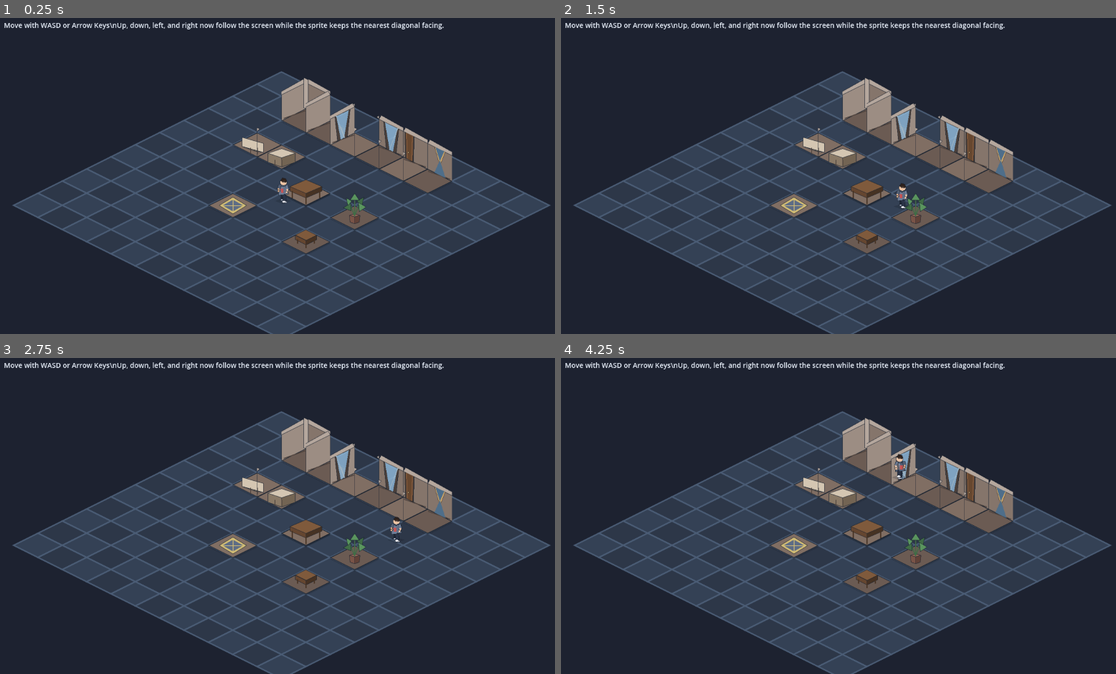
Above: before the commit, frames 1-4 (two rows, left to right).
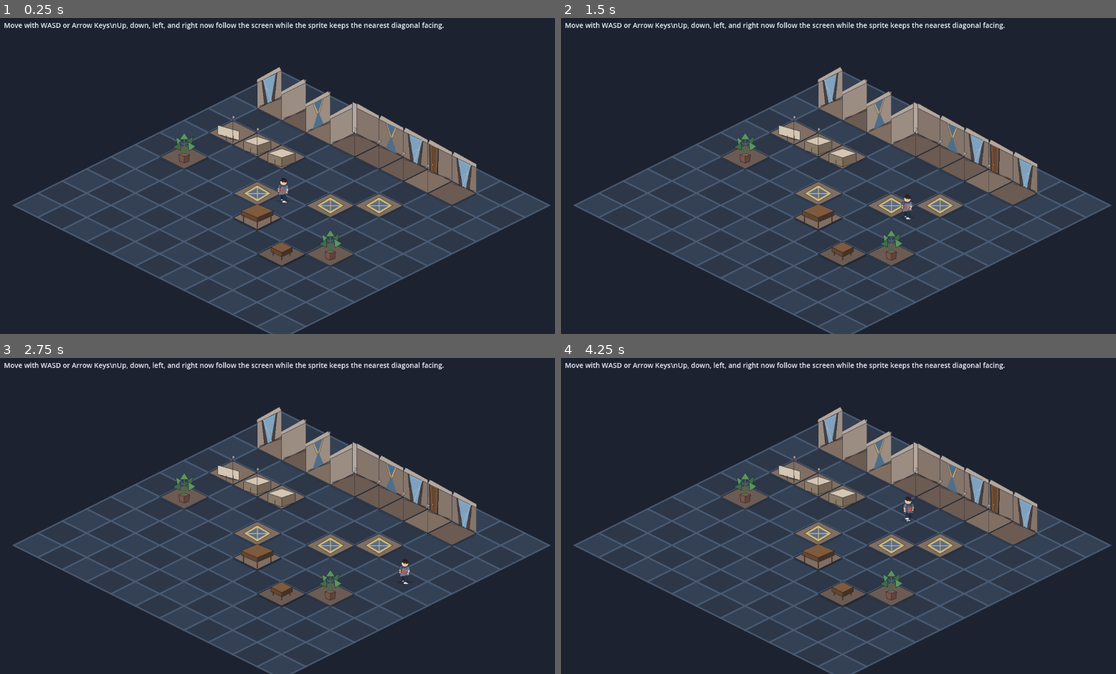
Above: after the commit, the same moments.

Repository: nagolyhprum/deaths-design
Game: Godot game, scene res://scenes/main.tscn
The game is run twice, just before and just after one commit, with the same random seed, the same clock (stepped at 60 frames per second) and the same inputs.
Inputs:
- Up to frame 1 (0.25 s): no input
- Up to frame 2 (1.5 s): tap Enter at 0.5 s; hold D 0.53-1.28 s; hold S from 1.28 s (still down)
- Up to frame 3 (2.75 s): release S at 2.03 s; hold D from 2.03 s (still down)
- Up to frame 4 (4.25 s): release D at 2.78 s; hold W 2.78-3.53 s; hold A from 3.53 s (still down)

The runs differ from the first frame. In frame 1, 7.4% of the frame differs, in the area x 28-86%, y 15-79%; in frame 2, 7.5%; in frame 3, 7.6%; in frame 4, 7.6%.

Commit message:
Design furnished test room
Co-authored-by: Copilot <223556219+Copilot@users.noreply.github.com>

Diff:
--- a/scripts/test_level.gd
+++ b/scripts/test_level.gd
@@ -16,19 +16,26 @@
 const INSTRUCTIONS_SIZE := Vector2(469.0, 56.0)
 const INSTRUCTIONS_FONT_SIZE := 18
 const ROOM_LAYOUT := [
-	{"atlas": Vector2i(0, 2), "grid": Vector2(-3, -4), "collision": "wall"},
-	{"atlas": Vector2i(0, 0), "grid": Vector2(-2, -4), "collision": "wall"},
-	{"atlas": Vector2i(1, 0), "grid": Vector2(-1, -4), "collision": "wall"},
-	{"atlas": Vector2i(1, 1), "grid": Vector2(0, -4), "collision": "wall"},
-	{"atlas": Vector2i(2, 1), "grid": Vector2(1, -4), "collision": "wall"},
-	{"atlas": Vector2i(3, 1), "grid": Vector2(2, -4), "collision": "wall"},
-	{"atlas": Vector2i(1, 3), "grid": Vector2(-3, -2), "collision": "counter"},
+	{"atlas": Vector2i(1, 0), "grid": Vector2(-4, -4), "collision": "wall"},
+	{"atlas": Vector2i(0, 0), "grid": Vector2(-3, -4), "collision": "wall"},
+	{"atlas": Vector2i(3, 0), "grid": Vector2(-2, -4), "collision": "wall"},
+	{"atlas": Vector2i(0, 2), "grid": Vector2(-1, -4), "collision": "wall"},
+	{"atlas": Vector2i(3, 1), "grid": Vector2(0, -4), "collision": "wall"},
+	{"atlas": Vector2i(1, 1), "grid": Vector2(1, -4), "collision": "wall"},
+	{"atlas": Vector2i(2, 1), "grid": Vector2(2, -4), "collision": "wall"},
+	{"atlas": Vector2i(1, 1), "grid": Vector2(3, -4), "collision": "wall"},
+	{"atlas": Vector2i(1, 3), "grid": Vector2(-4, -2), "collision": "counter"},
+	{"atlas": Vector2i(1, 2), "grid": Vector2(-3, -2), "collision": "counter"},
 	{"atlas": Vector2i(1, 2), "grid": Vector2(-2, -2), "collision": "counter"},
-	{"atlas": Vector2i(2, 2), "grid": Vector2(0, -1), "collision": ""},
-	{"atlas": Vector2i(3, 2), "grid": Vector2(0, -1), "collision": "table"},
-	{"atlas": Vector2i(0, 3), "grid": Vector2(2, -1), "collision": "plant"},
-	{"atlas": Vector2i(2, 3), "grid": Vector2(2, 1), "collision": "small_table"},
-	{"atlas": Vector2i(3, 3), "grid": Vector2(-1, 1), "collision": ""},
+	{"atlas": Vector2i(3, 3), "grid": Vector2(2, -2), "collision": ""},
+	{"atlas": Vector2i(3, 3), "grid": Vector2(1, -1), "collision": ""},
+	{"atlas": Vector2i(0, 3), "grid": Vector2(-4, 0), "collision": "plant"},
+	{"atlas": Vector2i(3, 3), "grid": Vector2(-1, 0), "collision": ""},
+	{"atlas": Vector2i(2, 2), "grid": Vector2(0, 1), "collision": ""},
+	{"atlas": Vector2i(3, 2), "grid": Vector2(0, 1), "collision": "table"},
+	{"atlas": Vector2i(3, 3), "grid": Vector2(2, 2), "collision": ""},
+	{"atlas": Vector2i(2, 3), "grid": Vector2(2, 2), "collision": "small_table"},
+	{"atlas": Vector2i(0, 3), "grid": Vector2(3, 1), "collision": "plant"},
 ]
 
 @onready var player = $Player
Not shown, added: task-records/2026-04-22-00-17-design-test-room/notes.md
Not shown, added: task-records/2026-04-22-00-17-design-test-room/original-prompt.md
